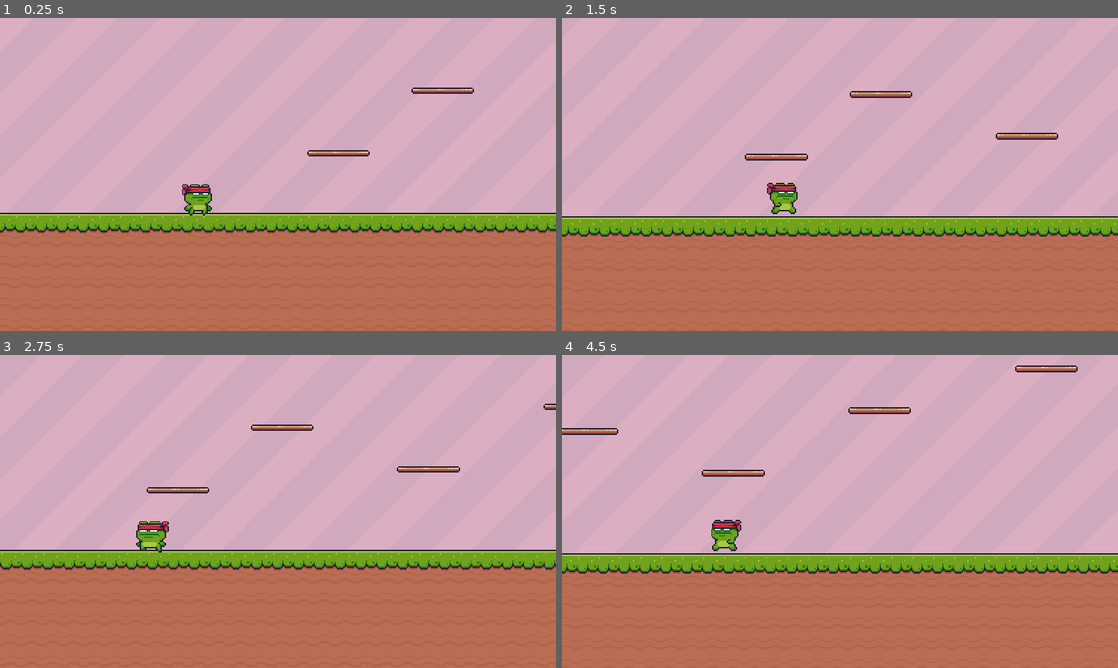
Above: before the commit, frames 1-4 (two rows, left to right).
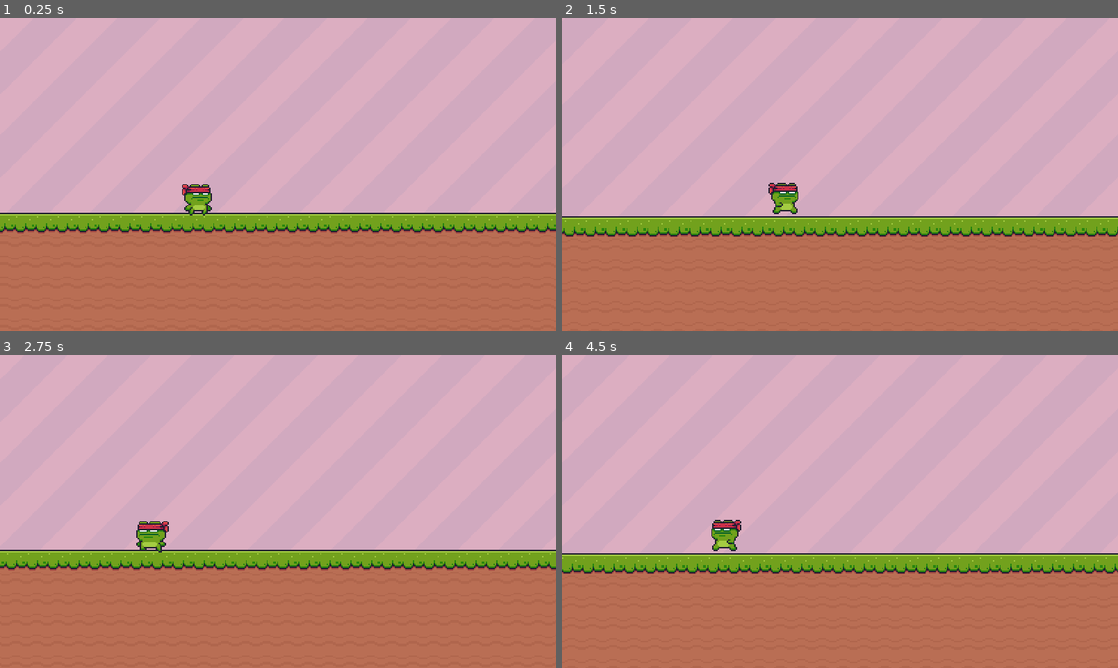
Above: after the commit, the same moments.

Repository: njmoon21/CSCI45-Final-Project
Game: Godot game, scene res://Scenes/Levels/level.tscn
The game is run twice, just before and just after one commit, with the same random seed, the same clock (stepped at 60 frames per second) and the same inputs.
Inputs:
- Up to frame 1 (0.25 s): no input
- Up to frame 2 (1.5 s): hold Right (right) from 0.53 s (still down); tap Space (jump) at 0.77 s
- Up to frame 3 (2.75 s): tap Space (jump) at 1.52 s; release Right (right) at 2.03 s; hold Left (left) from 2.03 s (still down)
- Up to frame 4 (4.5 s): release Left (left) at 2.78 s; hold Right (right) 2.78-4.28 s; tap Space (jump) at 3.02, 3.77 s; hold Left (left) from 4.28 s (still down)

The runs differ from the first frame. In frame 1, 0.4% of the frame differs, in the area x 55-86%, y 22-45%; in frame 2, 3.0%, in the area x 0-100%, y 23-70%; in frame 3, 2.7%; in frame 4, 3.0%.

Commit message:
Update level.tscn

Diff:
--- a/Scenes/Levels/level.tscn
+++ b/Scenes/Levels/level.tscn
@@ -477,7 +477,7 @@
 tile_set = SubResource("TileSet_jc2ua")
 format = 2
 layer_0/name = "ground"
-layer_0/tile_data = PackedInt32Array(589824, 458752, 0, 6553 …(10862 unchanged characters)… , 786541, 524288, 1, 852077, 524288, 1, 393226, 1114112, 1, 393227, 1179648, 1, 393228, 1245184, 1, 131101, 1114112, 1, 131102, 1179648, 1, 131103, 1245184, 1, 327702, 1114112, 1, 327703, 1179648, 1, 327704, 1245184, 1, 37, 1114112, 1, 38, 1179648, 1, 39, 1245184, 1, 196623, 1114112, 1, 196624, 1179648, 1, 196625, 1245184, 1, 655354, 458752, 0, 720890, 458752, 1, 78 …(2600 unchanged characters)…
+layer_0/tile_data = PackedInt32Array(589824, 458752, 0, 6553 …(10862 unchanged characters)… , 786541, 524288, 1, 852077, 524288, 1, 655354, 458752, 0, 720890, 458752, 1, 78 …(2600 unchanged characters)…
 
 [node name="Camera2D" type="Camera2D" parent="."]
 position = Vector2(76, 128)
